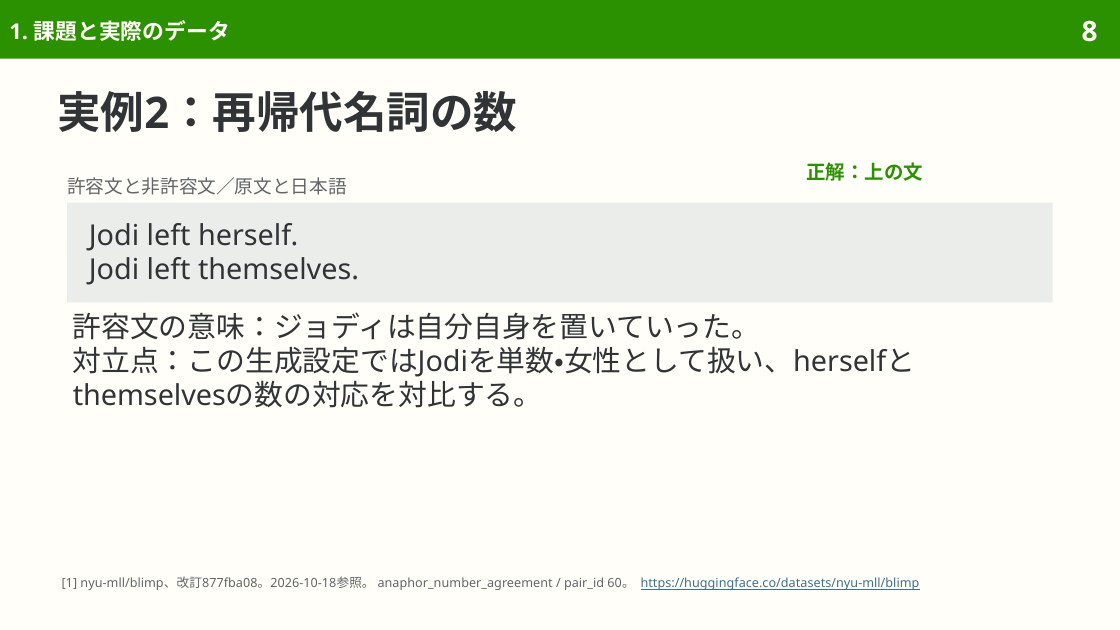
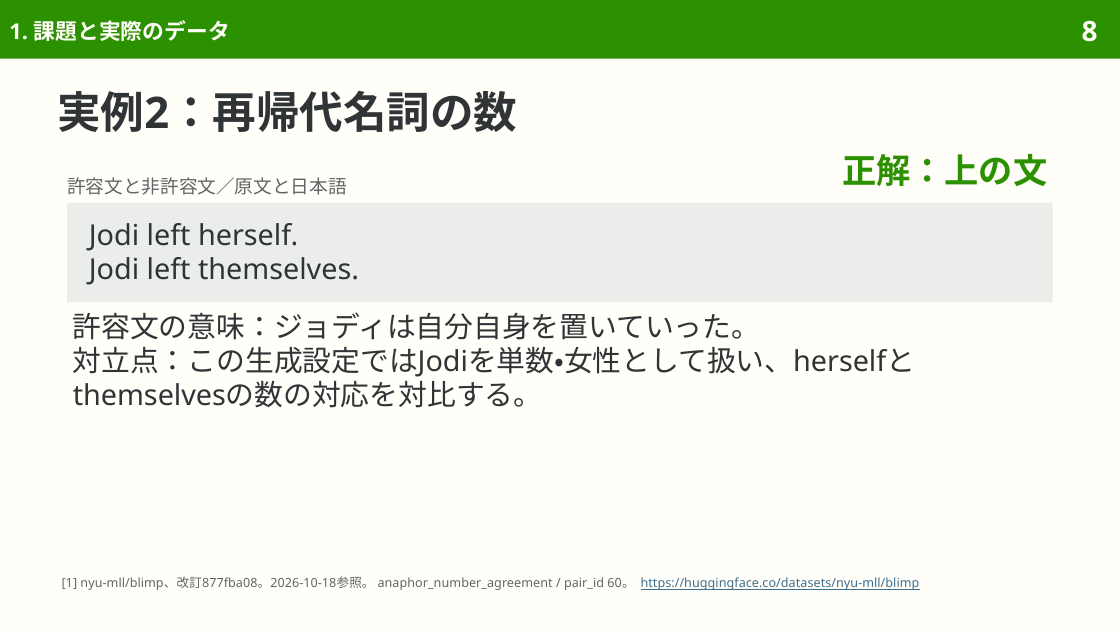
Before and after one commit to sasakiy84/datasets-in-10-minutes, a slide deck: slide 8 of slides/datasets-in-10-minutes-blimp.pptx. Drawn at 1120x630 pixels with LibreOffice and Linux fonts; fonts in the diff are those of the drawing. Boxes give left, top, right and bottom in pixels: in the first picture for what was removed or moved away, otherwise in the second. Text is boxed around its words. In the diff, an @@ line names an element or a change of style, - is before the commit and + after.

```diff
--- a/slides/datasets-in-10-minutes-blimp.pptx
+++ b/slides/datasets-in-10-minutes-blimp.pptx
@@ text "正解：上の文": place and size @@
-text "正解：上の文" at box(806, 162, 923, 181)
+text "正解：上の文" at box(842, 154, 1047, 186)
@@ text "正解：上の文" at box(842, 154, 1047, 186): size 12.5 to 22 pt; alignment left to right; line spacing 1.17 to 26.4pt @@
```
Also in this commit, not shown: 13 other slides changed, 8 other files.
